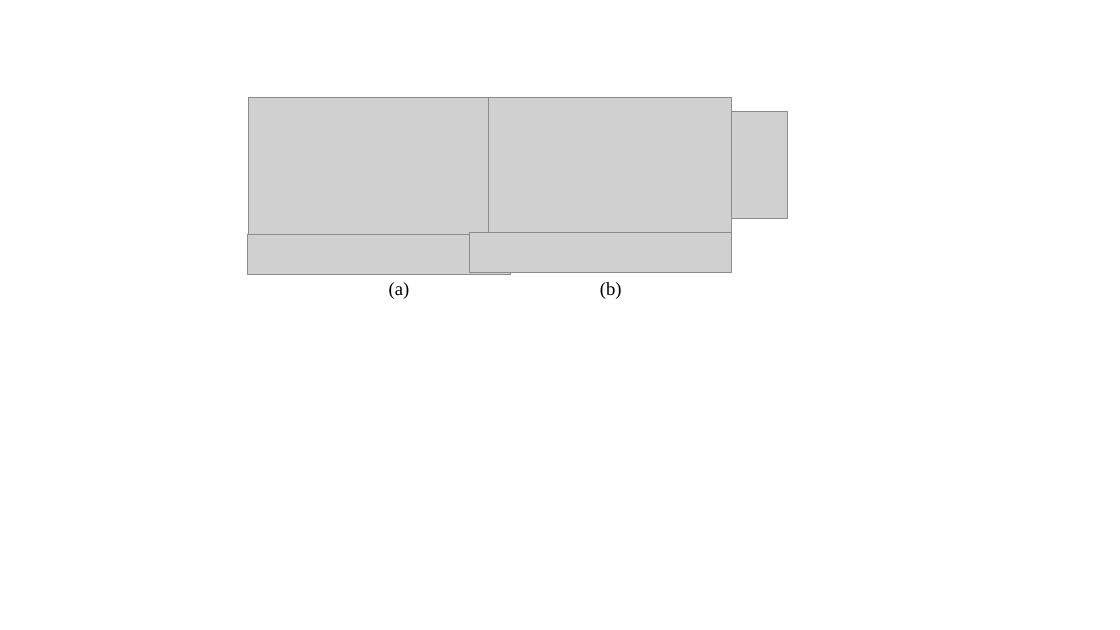
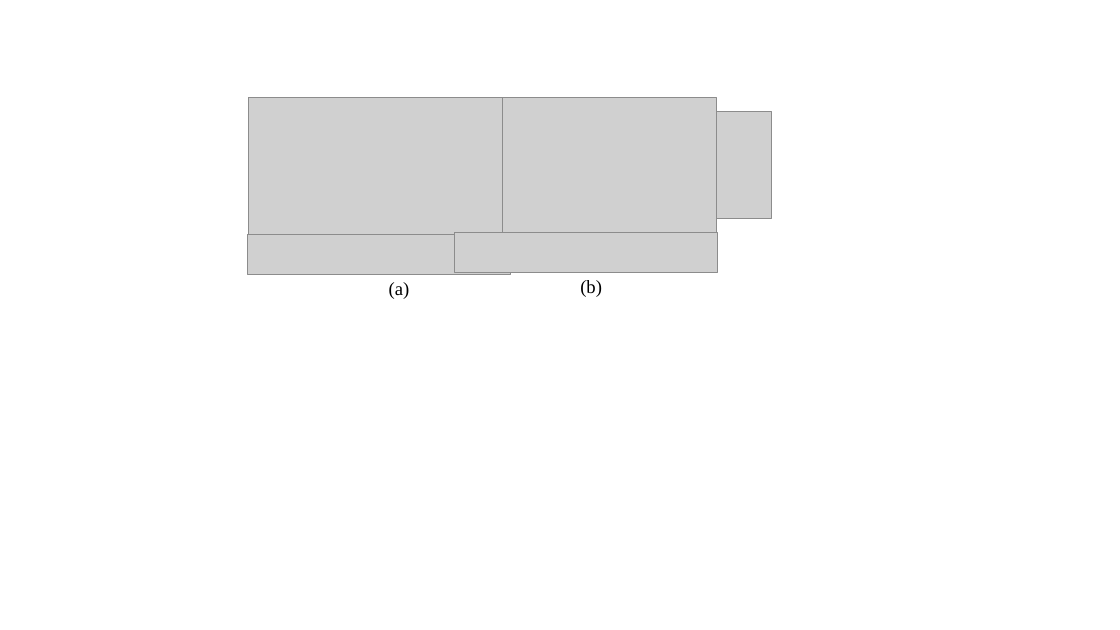
Before and after one commit to EnesAyaz/Studies, a slide deck: slide 2 of WPT/3-coil/Three-Coil-Journal/matlab/Current_Balancing/New Microsoft PowerPoint Presentation.pptx. Drawn at 1120x630 pixels with LibreOffice and Linux fonts; fonts in the diff are those of the drawing; grey boxes stand for pictures. Boxes give left, top, right and bottom in pixels: in the first picture for what was removed or moved away, otherwise in the second. Text is boxed around its words. In the diff, an @@ line names an element or a change of style, - is before the commit and + after.

```diff
--- a/WPT/3-coil/Three-Coil-Journal/matlab/Current_Balancing/New Microsoft PowerPoint Presentation.pptx
+++ b/WPT/3-coil/Three-Coil-Journal/matlab/Current_Balancing/New Microsoft PowerPoint Presentation.pptx
@@ picture: place and size @@
-picture at bbox=[489, 97, 732, 234]
+picture at bbox=[502, 97, 716, 234]
@@ picture: place and size @@
-picture at bbox=[716, 112, 787, 218]
+picture at bbox=[700, 112, 771, 218]
@@ picture: place and size @@
-picture at bbox=[469, 233, 731, 273]
+picture at bbox=[455, 233, 717, 273]
@@ text "(b)": place and size @@
-text "(b)" at bbox=[600, 282, 622, 299]
+text "(b)" at bbox=[580, 280, 602, 297]
```
Also in this commit, not shown: 19 other files.
